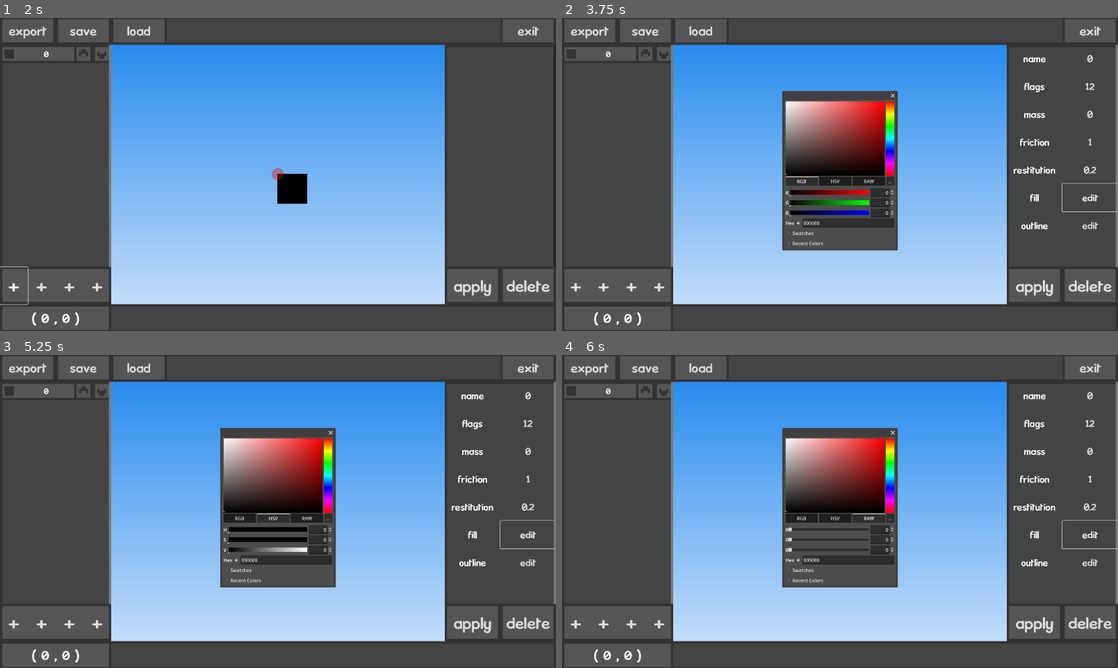
Above: before the commit, frames 1-4 (two rows, left to right).
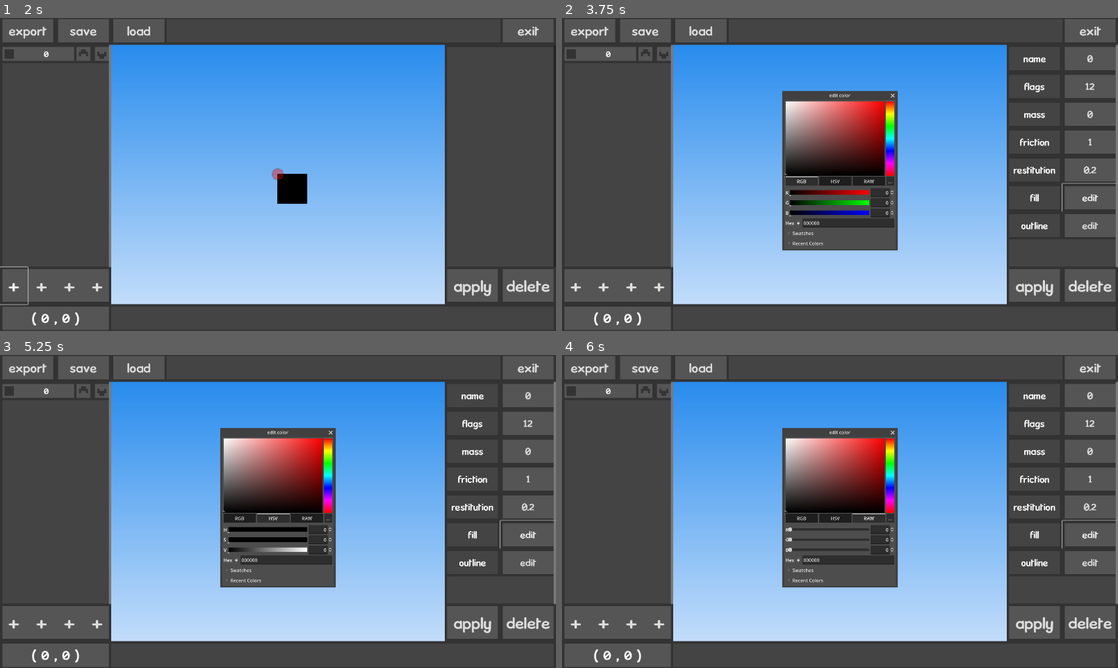
Above: after the commit, the same moments.

Repository: beatrixwashere/RedBallMakerPlus
Game: Godot game, scene res://scenes/main.tscn
Same seed, same stepped clock (60 frames per second), same inputs: the game is played once before the commit and once after it.
Inputs (mouse positions are in pixels of both pictures, inside the frame that each line leads up to):
- Up to frame 1 (2 s): click "apply" at 0.5 s; click "+" at 1.25 s
- Up to frame 2 (3.75 s): click (606, 52) at 2 s; click (1090, 86) at 2.77 s; type "12" at 2.85 s; click "edit" at 3.5 s
- Up to frame 3 (5.25 s): click "RGB" at 4.25 s; click "HSV" at 5 s
- Up to frame 4 (6 s): click "RAW" at 5.75 s

Frame 1 is identical in both runs. In frame 2, less than 0.1% of the frame differs, in the area x 48-100%, y 24-63%; in frame 3, less than 0.1%; in frame 4, less than 0.1%.
Error in both runs: Out of bounds get index '-1' (on base: 'Dictionary') (res://scripts/main.gd:192)

Commit message:
add edit color window name

Diff:
--- a/scenes/block/edit_block.tscn
+++ b/scenes/block/edit_block.tscn
@@ -1,6 +1,6 @@
 [gd_scene load_steps=3 format=3 uid="uid://dhho5ojde1a1p"]
 
-[ext_resource type="Texture2D" uid="uid://c4qok0k14d1x2" path="res://images/ui_editobj.png" id="1_fmh18"]
+[ext_resource type="Texture2D" uid="uid://c4qok0k14d1x2" path="res://images/ui/ui_editobj.png" id="1_fmh18"]
 [ext_resource type="FontFile" uid="uid://4fm13rlrv0pl" path="res://images/kronika.ttf" id="2_hyy5k"]
 
 [node name="edit_block" type="Control"]
@@ -46,6 +46,7 @@
 flat = true
 
 [node name="popup_color" type="Window" parent="."]
+title = "edit color"
 initial_position = 1
 size = Vector2i(384, 512)
 visible = false
